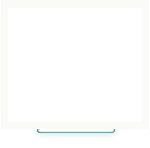
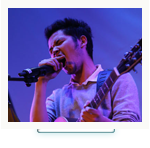
Layer changes from the first (150, 148) image to the second:
added layer "图层 13" above "图层 12" over bbox(8, 8, 142, 122)
added layer "图层 12" above "图层 11" over bbox(8, 8, 142, 122)
added layer "图层 11" above "图层 10" over bbox(8, 8, 142, 122)
added layer "图层 10" above "图层 9" over bbox(8, 8, 142, 122)
added layer "图层 9" above "图层 8" over bbox(8, 8, 142, 122)
added layer "图层 8" above "图层 7" over bbox(8, 8, 142, 122)
added layer "图层 7" above "图层 6" over bbox(8, 8, 142, 122)
